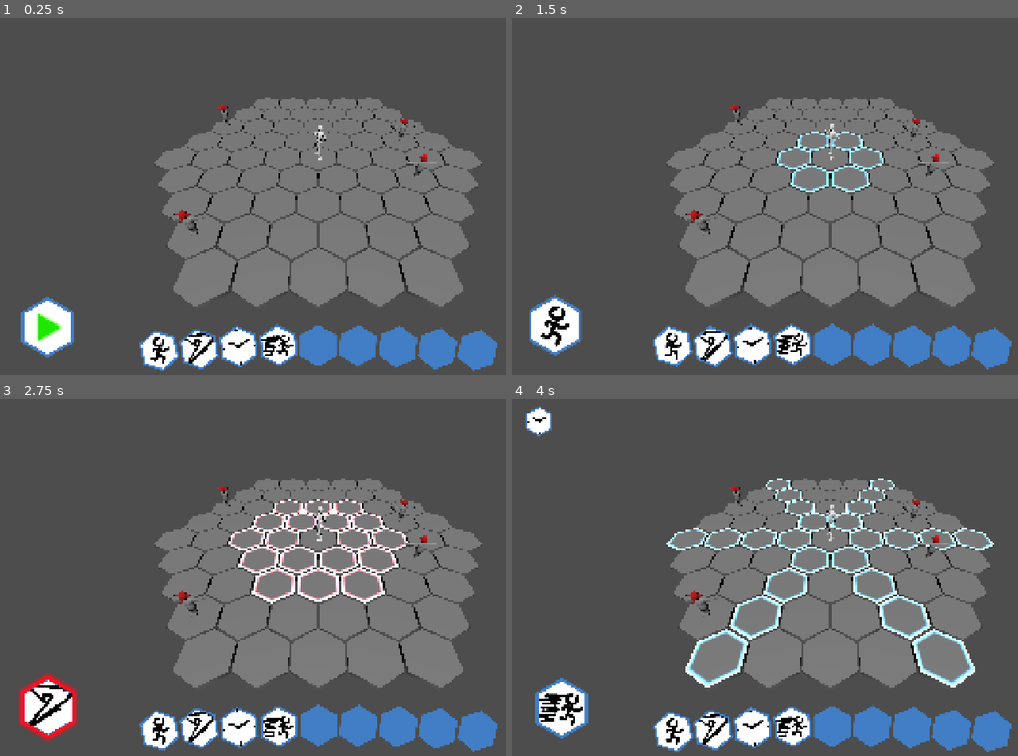
Above: before the commit, frames 1-4 (two rows, left to right).
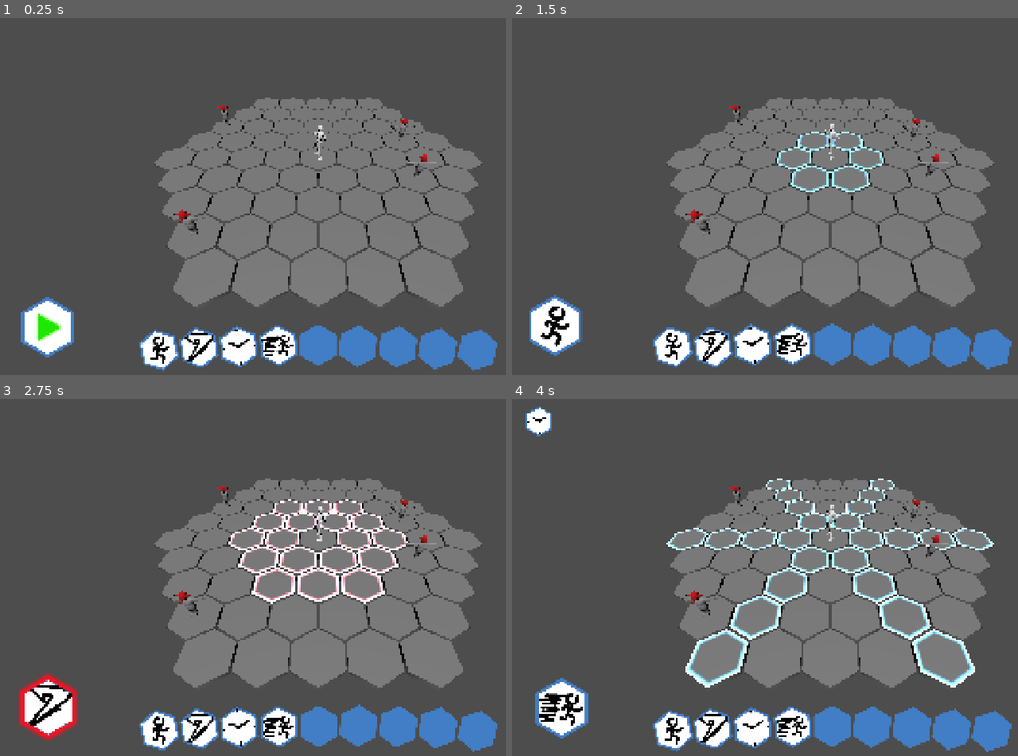
Above: after the commit, the same moments.

Repository: mmb5049/IGME601-Group4
Game: Godot game, scene res://Levels/Arena.tscn
Two runs of this game, one before a commit and one after it. Both use one fixed random seed, a clock stepped at 60 frames per second and the inputs below.
Inputs (mouse positions are in pixels of both pictures, inside the frame that each line leads up to):
- Up to frame 1 (0.25 s): no input
- Up to frame 2 (1.5 s): click (557, 328) at 0.5 s; tap Enter at 1.25 s; drag from (673, 342) to (891, 117) at 1.27 s
- Up to frame 3 (2.75 s): drag from (197, 727) to (288, 648) at 2.02 s
- Up to frame 4 (4 s): move the mouse to (749, 727) at 2.77 s; hold D 2.78-3.5 s; tap M at 2.85 s; click (749, 727) at 2.92 s; drag from (790, 723) to (638, 523) at 3.52 s

The runs differ from the first frame. In frame 1, 0.5% of the frame differs, in the area x 27-97%, y 85-99%; in frame 2, 0.4%; in frame 3, 0.4%; in frame 4, 0.6%, in the area x 27-98%, y 85-99%.

Commit message:
Added win screen

Diff:
--- a/igme-601-group-4/Characters/enemy.gd
+++ b/igme-601-group-4/Characters/enemy.gd
@@ -4,6 +4,8 @@
 
 @export var movement:CharacterMovement
 var health:int = 10
+
+signal died()
 
 # Called when the node enters the scene tree for the first time.
 func _ready() -> void:
@@ -17,4 +19,5 @@
 
 func die():
 	HexGrid.set_occupied(movement.current_cell, false)
+	died.emit()
 	queue_free()
--- a/igme-601-group-4/Levels/Arena.tscn
+++ b/igme-601-group-4/Levels/Arena.tscn
@@ -13,6 +13,7 @@
 [ext_resource type="PackedScene" uid="uid://4umsbgvqtyhm" path="res://UI/ActionDockUI.tscn" id="11_action_dock"]
 [ext_resource type="Script" uid="uid://dosnlnm0d3y77" path="res://UI/global_ui_sway.gd" id="12_ui_sway"]
 [ext_resource type="Script" uid="uid://bqyjg7cr7355y" path="res://Scripts/action_execution_controller.gd" id="13_action_executor"]
+[ext_resource type="PackedScene" uid="uid://d2af5376r7sff" path="res://UI/Menus/game_over.tscn" id="14_mo5sh"]
 
 [node name="Arena" type="Node3D" unique_id=1193273823]
 script = ExtResource("1_5o1c7")
@@ -31,6 +32,9 @@
 abilities = Array[ExtResource("4_kn3ki")]([ExtResource("5_8ml7l"), ExtResource("6_k3an4"), ExtResource("7_ifjt6")])
 
 [node name="Enemies" type="Node3D" parent="." unique_id=931866839]
+
+[node name="GameOver" parent="." unique_id=1785312048 instance=ExtResource("14_mo5sh")]
+visible = false
 
 [node name="GlobalUIRoot" type="Control" parent="." unique_id=1402711124]
 layout_mode = 3
--- a/igme-601-group-4/Levels/arena_manager.gd
+++ b/igme-601-group-4/Levels/arena_manager.gd
@@ -1,8 +1,10 @@
 extends Node3D
 
 @onready var enemyParent = $Enemies
+@onready var gameOverScreen = $GameOver
 var enemyScene = preload("res://Characters/Enemy.tscn")
 var enemies:Array[Enemy]
+var total_enemies:int = 0
 
 # Called when the node enters the scene tree for the first time.
 func _ready() -> void:
@@ -12,7 +14,17 @@
 	spawn_enemy(Vector2i(-4,3))
 
 func spawn_enemy(pos:Vector2i):
+	total_enemies += 1
 	var new_enemy:Enemy = enemyScene.instantiate()
 	enemyParent.add_child(new_enemy)
 	new_enemy.movement.set_pos(pos)
+	new_enemy.died.connect(enemy_died)
 	enemies.push_back(new_enemy)
+
+func enemy_died():
+	total_enemies -= 1
+	if total_enemies <= 0:
+		game_over()
+
+func game_over():
+	gameOverScreen.visible = true
--- /dev/null
+++ b/igme-601-group-4/UI/Menus/game_over.tscn
@@ -0,0 +1,55 @@
+[gd_scene format=3 uid="uid://d2af5376r7sff"]
+
+[ext_resource type="Texture2D" uid="uid://b250mkha5s746" path="res://Arts/Textures/cat-thumbs-up-thumbs-up.png" id="1_nitg1"]
+
+[node name="GameOver" type="Control" unique_id=1785312048]
+layout_mode = 3
+anchors_preset = 15
+anchor_right = 1.0
+anchor_bottom = 1.0
+grow_horizontal = 2
+grow_vertical = 2
+
+[node name="Panel" type="Panel" parent="." unique_id=1282693027]
+layout_mode = 1
+anchors_preset = 15
+anchor_right = 1.0
+anchor_bottom = 1.0
+grow_horizontal = 2
+grow_vertical = 2
+
+[node name="Label" type="Label" parent="." unique_id=307714951]
+layout_mode = 1
+anchors_preset = 8
+anchor_left = 0.5
+anchor_top = 0.5
+anchor_right = 0.5
+anchor_bottom = 0.5
+offset_left = -93.0
+offset_top = -11.5
+offset_right = 132.0
+offset_bottom = 11.5
+grow_horizontal = 2
+grow_vertical = 2
+offset_transform_enabled = true
+offset_transform_position = Vector2(0, -128)
+theme_override_font_sizes/font_size = 128
+text = "You Win! :)"
+horizontal_alignment = 1
+vertical_alignment = 1
+
+[node name="TextureRect" type="TextureRect" parent="." unique_id=2011784540]
+layout_mode = 1
+anchors_preset = -1
+anchor_left = 0.5
+anchor_top = 0.556
+anchor_right = 0.5
+anchor_bottom = 0.646
+offset_left = -388.0
+offset_top = -20.0
+offset_right = 480.0
+offset_bottom = 20.0
+grow_horizontal = 2
+grow_vertical = 2
+offset_transform_enabled = true
+texture = ExtResource("1_nitg1")
Binary file added: igme-601-group-4/Arts/Textures/cat-thumbs-up-thumbs-up.png
Not shown, added: igme-601-group-4/Arts/Textures/cat-thumbs-up-thumbs-up.png.import
